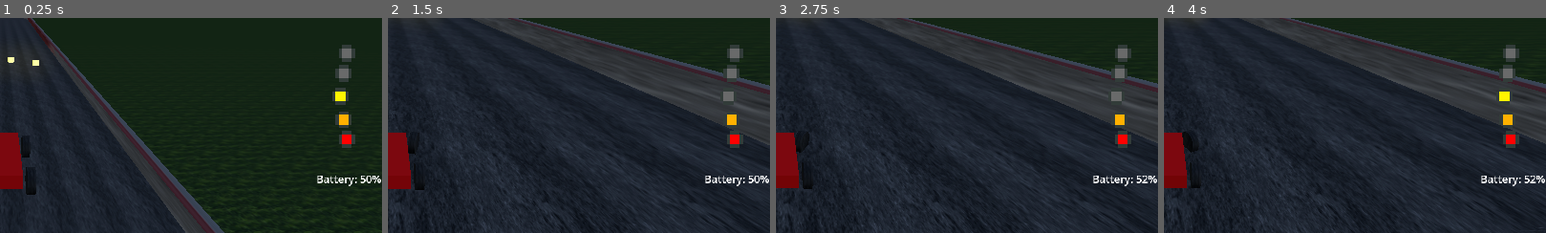
Above: before the commit, frames 1-4 (left to right).
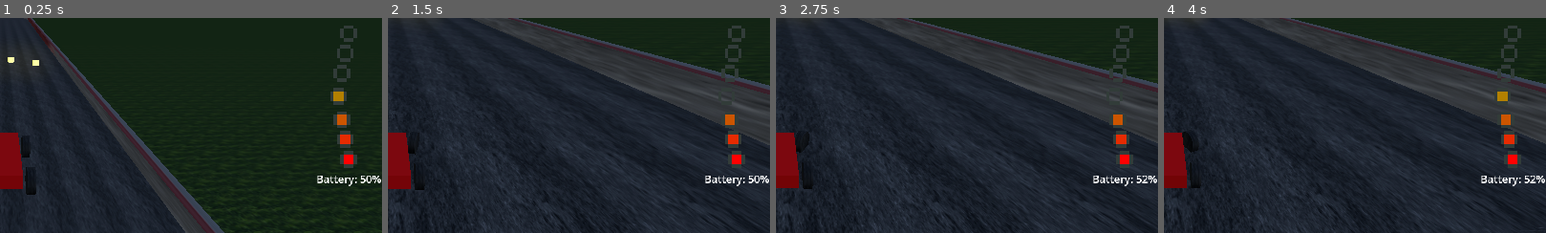
Above: after the commit, the same moments.

Repository: USERDOT1/partyRacers
Game: Godot game, scene res://basic_track.tscn
Same seed, same stepped clock (60 frames per second), same inputs: the game is played once before the commit and once after it. A sky picture missing from this copy of the repository is replaced by a grey-blue gradient.
Inputs:
- Up to frame 1 (0.25 s): no input
- Up to frame 2 (1.5 s): hold D (turnRight) 0.53-1.28 s; tap R (Flip) at 0.6 s; hold Down (ChangeBatteryDown) from 1.28 s (still down); tap S (break) at 1.35 s
- Up to frame 3 (2.75 s): release Down (ChangeBatteryDown) at 2.03 s; hold D (turnRight) from 2.03 s (still down); tap W (throttle) at 2.1 s
- Up to frame 4 (4 s): release D (turnRight) at 2.78 s; hold Up (ChangeBatteryUp) 2.78-3.53 s; tap R (Flip) at 2.85 s; hold A (turnLeft) from 3.53 s (still down); tap S (break) at 3.6 s
The pictures show only the part of the screen within x 50-100%, y 26-76%; the shares and areas given below are measured in that part.

The runs differ from the first frame. In frame 1, 1.5% of the frame differs, in the area x 86-94%, y 3-70%; in frame 2, 1.2%; in frame 3, 1.2%; in frame 4, 1.2%.

Commit message:
Fixed the bum ui made it good :)

Diff:
--- a/hud.gd
+++ b/hud.gd
@@ -4,19 +4,19 @@
 func _process(delta: float) -> void:
 	#print(spending)
 	if spending == "Ultra Recharge":
-		$Lights.animation = "Recharge2"
+		$Lights.animation = "UltraRecharge"
 	elif spending == "Big Recharge":
-		$Lights.animation = "Recharge1"
+		$Lights.animation = "BigRecharge"
 	elif spending == "Recharge":
-		$Lights.animation = "Recharge1"
+		$Lights.animation = "Recharge"
 	elif spending == "Balanced":
 		$Lights.animation = "Balanced"
 	elif spending == "Spend":
-		$Lights.animation = "Spend1"
+		$Lights.animation = "Spend"
 	elif spending == "Big Spend":
-		$Lights.animation = "Spend1"
+		$Lights.animation = "BigSpend"
 	elif spending == "Ultra Spend":
-		$Lights.animation = "Spend2"
+		$Lights.animation = "UltraSpend"
 	$Timer.text = "Current Time: " + str(round_place(get_parent().get_parent().kart.timer,3))
 	$BestTime.text = "Best Time: " + str(round_place(get_parent().get_parent().kart.bestTime,3))
 
--- a/hud.tscn
+++ b/hud.tscn
@@ -1,27 +1,35 @@
-[gd_scene load_steps=9 format=3 uid="uid://c3erjqtrfd8ws"]
+[gd_scene load_steps=11 format=3 uid="uid://c3erjqtrfd8ws"]
 
 [ext_resource type="Script" uid="uid://cdmph3y8s333" path="res://hud.gd" id="1_37p78"]
-[ext_resource type="Texture2D" uid="uid://bfffjb2xmk35u" path="res://textures/energySpendingSprite.png" id="2_64ctp"]
+[ext_resource type="Texture2D" uid="uid://dbut8742jqxc7" path="res://textures/energySpendingSprite.png" id="2_64ctp"]
 
 [sub_resource type="AtlasTexture" id="AtlasTexture_64ctp"]
 atlas = ExtResource("2_64ctp")
-region = Rect2(14, 0, 7, 31)
+region = Rect2(24, 0, 8, 43)
+
+[sub_resource type="AtlasTexture" id="AtlasTexture_8sq4i"]
+atlas = ExtResource("2_64ctp")
+region = Rect2(8, 0, 8, 43)
 
 [sub_resource type="AtlasTexture" id="AtlasTexture_640wx"]
 atlas = ExtResource("2_64ctp")
-region = Rect2(7, 0, 7, 31)
-
-[sub_resource type="AtlasTexture" id="AtlasTexture_8sq4i"]
-atlas = ExtResource("2_64ctp")
-region = Rect2(0, 0, 7, 31)
+region = Rect2(40, 0, 8, 43)
 
 [sub_resource type="AtlasTexture" id="AtlasTexture_a2258"]
 atlas = ExtResource("2_64ctp")
-region = Rect2(21, 0, 7, 31)
+region = Rect2(16, 0, 8, 43)
 
 [sub_resource type="AtlasTexture" id="AtlasTexture_1xsix"]
 atlas = ExtResource("2_64ctp")
-region = Rect2(28, 0, 7, 31)
+region = Rect2(32, 0, 8, 43)
+
+[sub_resource type="AtlasTexture" id="AtlasTexture_rftc2"]
+atlas = ExtResource("2_64ctp")
+region = Rect2(0, 0, 8, 43)
+
+[sub_resource type="AtlasTexture" id="AtlasTexture_61f8s"]
+atlas = ExtResource("2_64ctp")
+region = Rect2(48, 0, 8, 43)
 
 [sub_resource type="SpriteFrames" id="SpriteFrames_61f8s"]
 animations = [{
@@ -35,18 +43,18 @@
 }, {
 "frames": [{
 "duration": 1.0,
-"texture": SubResource("AtlasTexture_640wx")
+"texture": SubResource("AtlasTexture_8sq4i")
 }],
 "loop": true,
-"name": &"Recharge1",
+"name": &"BigRecharge",
 "speed": 5.0
 }, {
 "frames": [{
 "duration": 1.0,
-"texture": SubResource("AtlasTexture_8sq4i")
+"texture": SubResource("AtlasTexture_640wx")
 }],
 "loop": true,
-"name": &"Recharge2",
+"name": &"BigSpend",
 "speed": 5.0
 }, {
 "frames": [{
@@ -54,7 +62,7 @@
 "texture": SubResource("AtlasTexture_a2258")
 }],
 "loop": true,
-"name": &"Spend1",
+"name": &"Recharge",
 "speed": 5.0
 }, {
 "frames": [{
@@ -62,7 +70,23 @@
 "texture": SubResource("AtlasTexture_1xsix")
 }],
 "loop": true,
-"name": &"Spend2",
+"name": &"Spend",
+"speed": 5.0
+}, {
+"frames": [{
+"duration": 1.0,
+"texture": SubResource("AtlasTexture_rftc2")
+}],
+"loop": true,
+"name": &"UltraRecharge",
+"speed": 5.0
+}, {
+"frames": [{
+"duration": 1.0,
+"texture": SubResource("AtlasTexture_61f8s")
+}],
+"loop": true,
+"name": &"UltraSpend",
 "speed": 5.0
 }]
 
@@ -138,4 +162,4 @@
 position = Vector2(1094, 283)
 scale = Vector2(5, 5)
 sprite_frames = SubResource("SpriteFrames_61f8s")
-animation = &"Balanced"
+animation = &"BigRecharge"
Binary file changed: textures/energySpendingSprite.png
Not shown, changed: textures/energySpendingSprite.png.import
Not shown, changed: Runnable.zip
